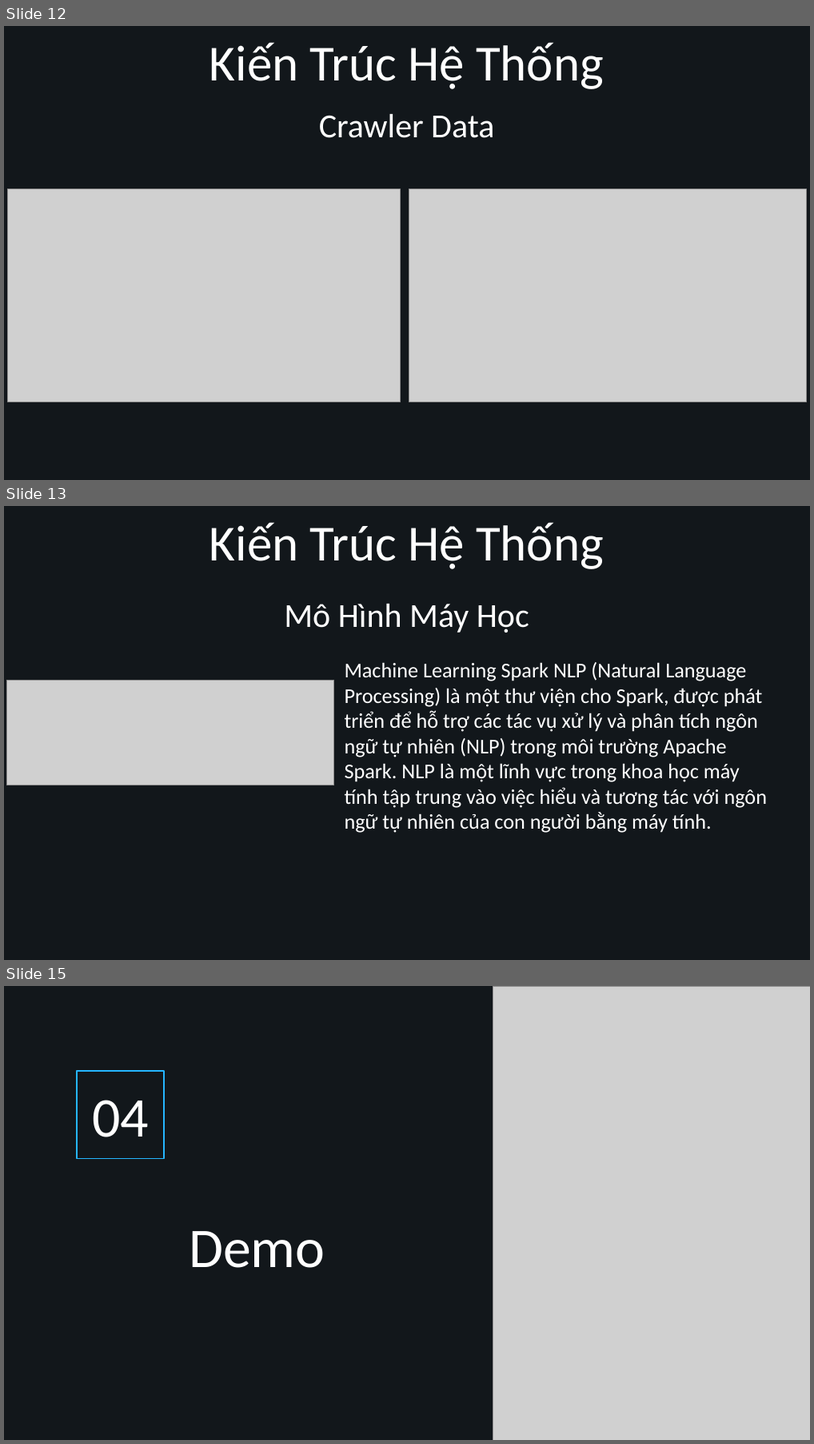
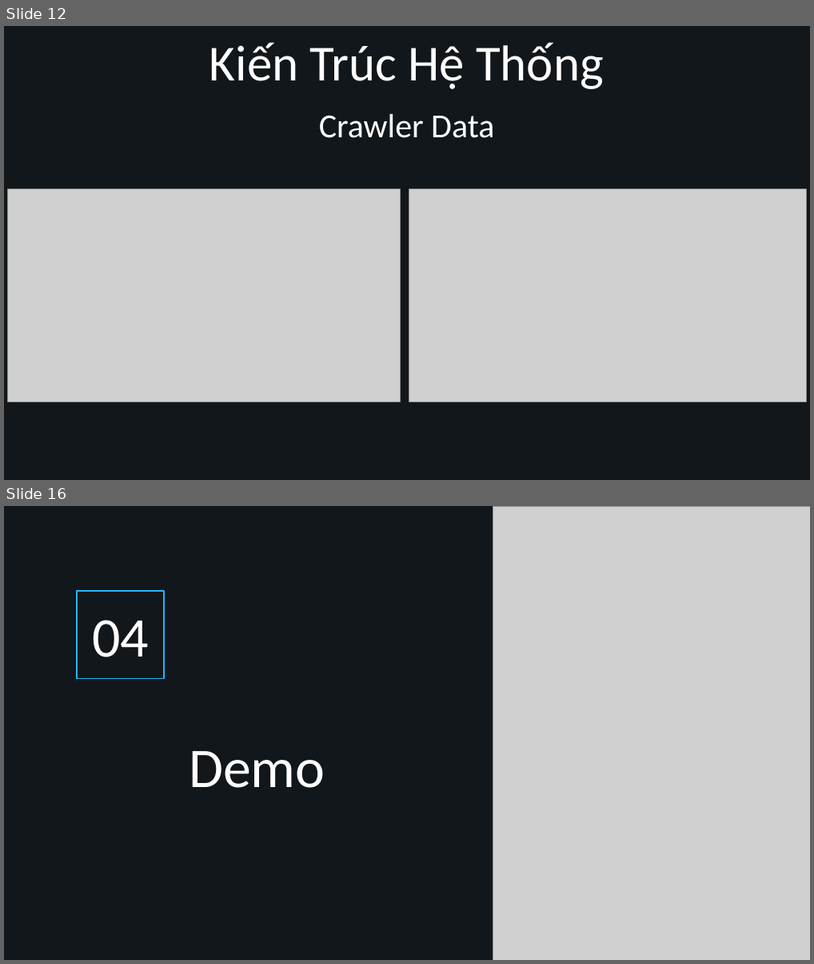
Before and after one commit to PTPhuoc/BIGDATA, a slide deck: Report Big Data Nhóm 5.pptx. Shown one above the other, each under a label of ours: slides 12, 13 and 15 before the commit, slides 12 and 16 after it; the slides between them are not shown. The pictures are 814x1444 and 814x964 pixels, drawn with LibreOffice and Linux fonts; fonts in the diff are those of the drawing; grey boxes stand for pictures; background and template pictures are left out. Boxes give left, top, right and bottom in pixels: in the first picture for what was removed or moved away, otherwise in the second. Text is boxed around its words. In the diff, an @@ line names an element or a change of style, - is before the commit and + after.

```diff
--- a/Report Big Data Nhóm 5.pptx
+++ b/Report Big Data Nhóm 5.pptx
@@ slide 13 removed at bbox=[4, 506, 810, 960], background #12171B @@
@@ text removed at bbox=[210, 522, 604, 569] @@
-Kiến Trúc Hệ Thống
@@ subtitle removed at bbox=[284, 604, 530, 632] @@
-Mô Hình Máy Học
@@ text removed at bbox=[345, 662, 768, 832] @@
-Machine Learning Spark NLP (Natural Language Processing) là một thư viện cho Spark, được phát triển để hỗ trợ các tác vụ xử lý và phân tích ngôn ngữ tự nhiên (NLP) trong môi trường Apache Spark. NLP là một lĩnh vực trong khoa học máy tính tập trung vào việc hiểu và tương tác với ngôn ngữ tự nhiên của con người bằng máy tính.
@@ picture removed at bbox=[7, 680, 334, 785] @@
@@ what was slide 15 is now slide 16 @@
```
Also in this commit, not shown: 5 slides changed, 2 slides added, 1 other file.
